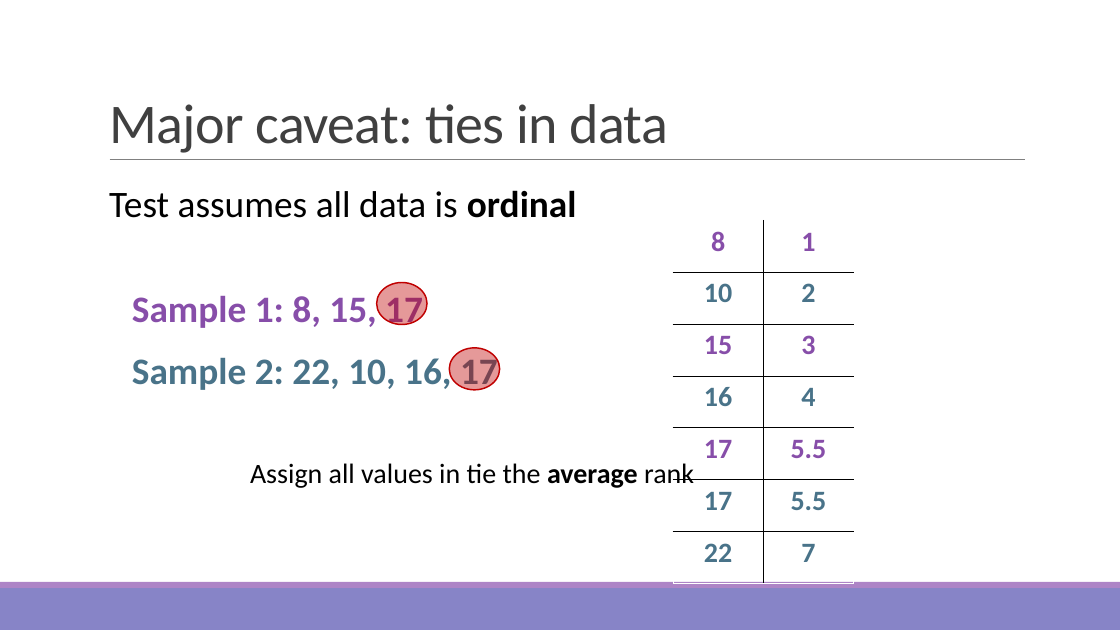
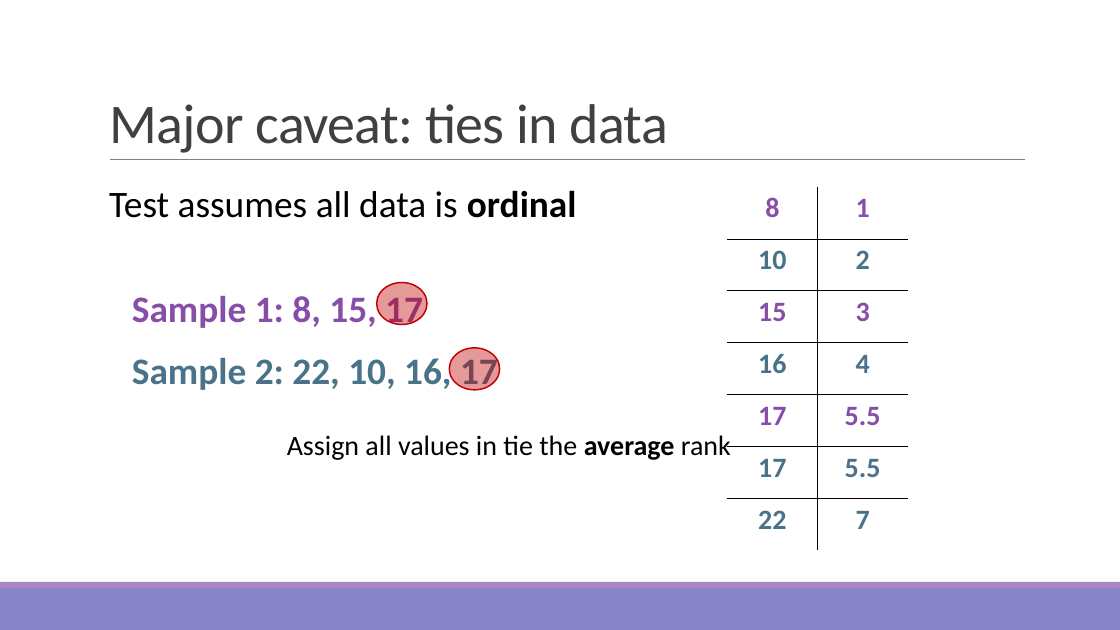
Before and after one commit to sjspielman/bio5312_fall2017, a slide deck: slide 24 of slides/day7_nonparametric_tidyr.pptx (slide 23 before the commit). Drawn at 1120x630 pixels with LibreOffice and Linux fonts; fonts in the diff are those of the drawing. Boxes give left, top, right and bottom in pixels: in the first picture for what was removed or moved away, otherwise in the second. Text is boxed around its words. In the diff, an @@ line names an element or a change of style, - is before the commit and + after.

```diff
--- a/slides/day7_nonparametric_tidyr.pptx
+++ b/slides/day7_nonparametric_tidyr.pptx
@@ table: place and size @@
-table at [673,220,854,584]
+table at [728,187,908,551]
@@ text "Assign all values in tie ...": place and size @@
-text "Assign all values in tie ..." at [250,463,694,488]
+text "Assign all values in tie ..." at [287,435,731,460]
```
Also in this commit, not shown: 9 other slides changed, 5 slides added, 1 slide removed, 1 other file.
